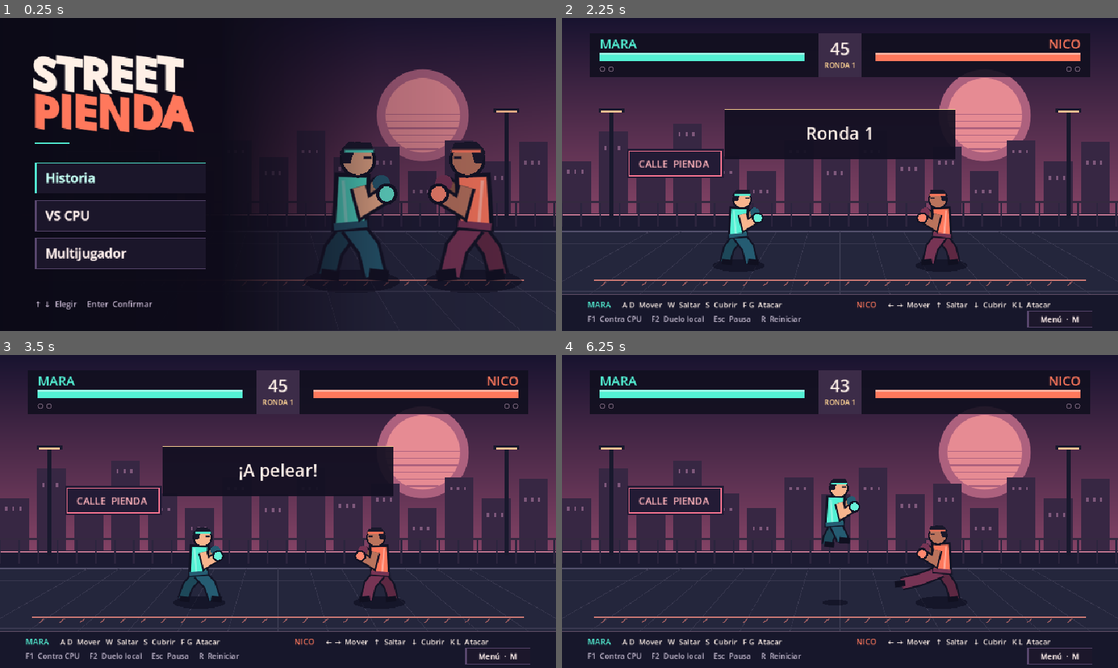
Above: before the commit, frames 1-4 (two rows, left to right).
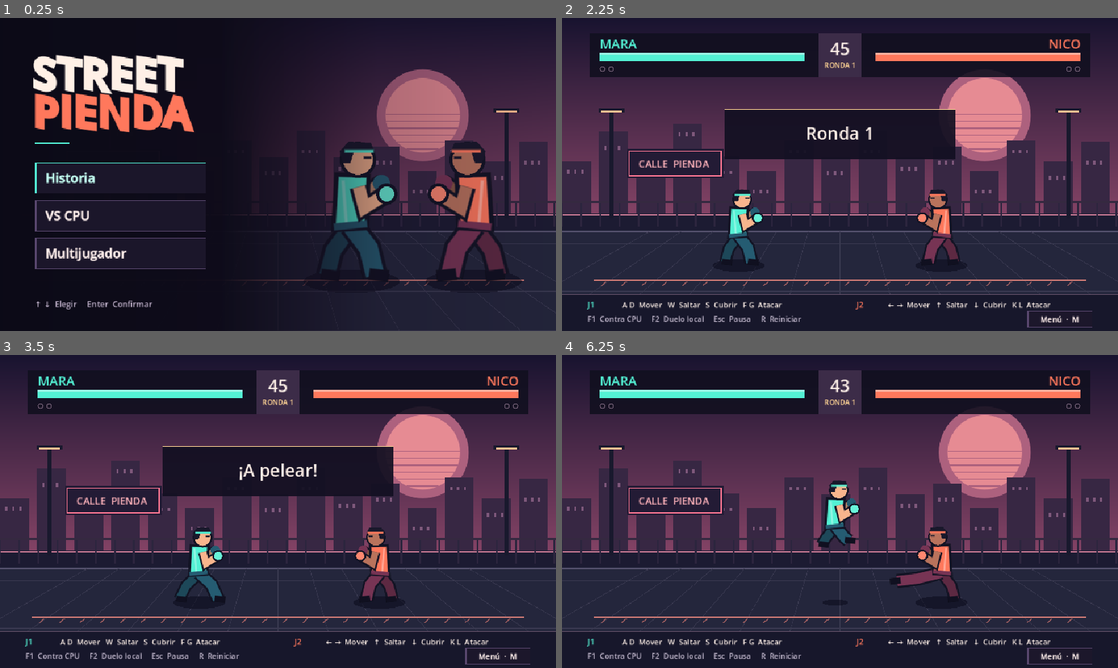
Above: after the commit, the same moments.

Repository: Johnmontoya/StreetPienda
Game: Godot game, scene res://scenes/main_menu.tscn
The game is run twice, just before and just after one commit, with the same random seed, the same clock (stepped at 60 frames per second) and the same inputs.
Inputs:
- Up to frame 1 (0.25 s): no input
- Up to frame 2 (2.25 s): click "VS CPU" at 0.5 s; click "Menú · M" at 1.25 s; click "Multijugador" at 2 s
- Up to frame 3 (3.5 s): tap Enter at 2.75 s; hold D (p1_right) from 2.78 s (still down); tap S (p1_guard) at 2.85 s; tap W (p1_jump) at 3.02 s
- Up to frame 4 (6.25 s): release D (p1_right) at 3.53 s; hold A (p1_left) 3.53-4.28 s; tap G (p1_kick) at 3.6 s; tap W (p1_jump) at 3.77, 5.27, 6.02 s; hold D (p1_right) 4.28-5.78 s; tap F (p1_punch) at 4.35 s; tap Down (p2_guard) at 5.1 s; hold A (p1_left) from 5.78 s (still down); tap L (p2_kick) at 5.85 s

The runs differ from the first frame. In frame 1, less than 0.1% of the frame differs, in the area x 61-88%, y 39-63%; in frame 2, 0.1%; in frame 3, 0.3%; in frame 4, 1.0%, in the area x 4-71%, y 39-94%.

Commit message:
Separa los luchadores en escenas con sprites y animaciones

Diff:
--- a/scenes/arena.tscn
+++ b/scenes/arena.tscn
@@ -1,13 +1,17 @@
-[gd_scene load_steps=5 format=3]
+[gd_scene load_steps=7 format=3]
 
 [ext_resource type="Script" path="res://scripts/arena.gd" id="1_arena"]
 [ext_resource type="Script" path="res://scripts/hud.gd" id="2_hud"]
 
 [ext_resource type="Script" path="res://scripts/stage.gd" id="3_stage"]
 [ext_resource type="Theme" path="res://scenes/menu_theme.tres" id="4_theme"]
+[ext_resource type="PackedScene" path="res://scenes/characters/mara.tscn" id="5_mara"]
+[ext_resource type="PackedScene" path="res://scenes/characters/nico.tscn" id="6_nico"]
 
 [node name="Arena" type="Node2D"]
 script = ExtResource("1_arena")
+first_character = ExtResource("5_mara")
+second_character = ExtResource("6_nico")
 
 [node name="Stage" type="Node2D" parent="."]
 script = ExtResource("3_stage")
--- /dev/null
+++ b/scenes/characters/fighter_animations.tres
@@ -0,0 +1,178 @@
+[gd_resource type="AnimationLibrary" load_steps=11 format=3]
+
+[sub_resource type="Animation" id="Animation_RESET"]
+resource_name = "RESET"
+length = 0.001
+tracks/0/type = "value"
+tracks/0/imported = false
+tracks/0/enabled = true
+tracks/0/path = NodePath("Visual/Sprite2D:frame")
+tracks/0/interp = 0
+tracks/0/loop_wrap = true
+tracks/0/keys = {
+"times": PackedFloat32Array(0),
+"transitions": PackedFloat32Array(1),
+"update": 0,
+"values": [0]
+}
+
+[sub_resource type="Animation" id="Animation_idle"]
+resource_name = "idle"
+length = 0.785398163
+loop_mode = 1
+tracks/0/type = "value"
+tracks/0/imported = false
+tracks/0/enabled = true
+tracks/0/path = NodePath("Visual/Sprite2D:frame")
+tracks/0/interp = 0
+tracks/0/loop_wrap = true
+tracks/0/keys = {
+"times": PackedFloat32Array(0, 0.130899694, 0.261799388, 0.392699082, 0.523598776, 0.654498469),
+"transitions": PackedFloat32Array(1, 1, 1, 1, 1, 1),
+"update": 0,
+"values": [0, 1, 2, 3, 4, 5]
+}
+
+[sub_resource type="Animation" id="Animation_walk"]
+resource_name = "walk"
+length = 0.369599136
+loop_mode = 1
+tracks/0/type = "value"
+tracks/0/imported = false
+tracks/0/enabled = true
+tracks/0/path = NodePath("Visual/Sprite2D:frame")
+tracks/0/interp = 0
+tracks/0/loop_wrap = true
+tracks/0/keys = {
+"times": PackedFloat32Array(0, 0.046199892, 0.0923997839, 0.138599676, 0.184799568, 0.23099946, 0.277199352, 0.323399244),
+"transitions": PackedFloat32Array(1, 1, 1, 1, 1, 1, 1, 1),
+"update": 0,
+"values": [6, 7, 8, 9, 10, 11, 12, 13]
+}
+
+[sub_resource type="Animation" id="Animation_jump"]
+resource_name = "jump"
+length = 0.72
+tracks/0/type = "value"
+tracks/0/imported = false
+tracks/0/enabled = true
+tracks/0/path = NodePath("Visual/Sprite2D:frame")
+tracks/0/interp = 0
+tracks/0/loop_wrap = true
+tracks/0/keys = {
+"times": PackedFloat32Array(0, 0.13, 0.26, 0.39),
+"transitions": PackedFloat32Array(1, 1, 1, 1),
+"update": 0,
+"values": [14, 15, 16, 17]
+}
+
+[sub_resource type="Animation" id="Animation_guard"]
+resource_name = "guard"
+length = 0.785398163
+loop_mode = 1
+tracks/0/type = "value"
+tracks/0/imported = false
+tracks/0/enabled = true
+tracks/0/path = NodePath("Visual/Sprite2D:frame")
+tracks/0/interp = 0
+tracks/0/loop_wrap = true
+tracks/0/keys = {
+"times": PackedFloat32Array(0, 0.196349541, 0.392699082, 0.589048623),
+"transitions": PackedFloat32Array(1, 1, 1, 1),
+"update": 0,
+"values": [18, 19, 20, 21]
+}
+
+[sub_resource type="Animation" id="Animation_hurt"]
+resource_name = "hurt"
+length = 0.31
+tracks/0/type = "value"
+tracks/0/imported = false
+tracks/0/enabled = true
+tracks/0/path = NodePath("Visual/Sprite2D:frame")
+tracks/0/interp = 0
+tracks/0/loop_wrap = true
+tracks/0/keys = {
+"times": PackedFloat32Array(0, 0.09, 0.19),
+"transitions": PackedFloat32Array(1, 1, 1),
+"update": 0,
+"values": [22, 23, 24]
+}
+
+[sub_resource type="Animation" id="Animation_punch"]
+resource_name = "punch"
+length = 0.32
+tracks/0/type = "value"
+tracks/0/imported = false
+tracks/0/enabled = true
+tracks/0/path = NodePath("Visual/Sprite2D:frame")
+tracks/0/interp = 0
+tracks/0/loop_wrap = true
+tracks/0/keys = {
+"times": PackedFloat32Array(0, 0.03, 0.06, 0.09, 0.17, 0.212, 0.2525, 0.29),
+"transitions": PackedFloat32Array(1, 1, 1, 1, 1, 1, 1, 1),
+"update": 0,
+"values": [25, 26, 27, 28, 29, 30, 31, 32]
+}
+
+[sub_resource type="Animation" id="Animation_kick"]
+resource_name = "kick"
+length = 0.52
+tracks/0/type = "value"
+tracks/0/imported = false
+tracks/0/enabled = true
+tracks/0/path = NodePath("Visual/Sprite2D:frame")
+tracks/0/interp = 0
+tracks/0/loop_wrap = true
+tracks/0/keys = {
+"times": PackedFloat32Array(0, 0.0566666667, 0.113333333, 0.17, 0.27, 0.34, 0.4075, 0.47),
+"transitions": PackedFloat32Array(1, 1, 1, 1, 1, 1, 1, 1),
+"update": 0,
+"values": [33, 34, 35, 36, 37, 38, 39, 40]
+}
+
+[sub_resource type="Animation" id="Animation_cross"]
+resource_name = "cross"
+length = 0.31
+tracks/0/type = "value"
+tracks/0/imported = false
+tracks/0/enabled = true
+tracks/0/path = NodePath("Visual/Sprite2D:frame")
+tracks/0/interp = 0
+tracks/0/loop_wrap = true
+tracks/0/keys = {
+"times": PackedFloat32Array(0, 0.025, 0.05, 0.075, 0.145, 0.1912, 0.23575, 0.277),
+"transitions": PackedFloat32Array(1, 1, 1, 1, 1, 1, 1, 1),
+"update": 0,
+"values": [41, 42, 43, 44, 45, 46, 47, 48]
+}
+
+[sub_resource type="Animation" id="Animation_finisher"]
+resource_name = "finisher"
+length = 0.54
+tracks/0/type = "value"
+tracks/0/imported = false
+tracks/0/enabled = true
+tracks/0/path = NodePath("Visual/Sprite2D:frame")
+tracks/0/interp = 0
+tracks/0/loop_wrap = true
+tracks/0/keys = {
+"times": PackedFloat32Array(0, 0.0316666667, 0.0633333333, 0.095, 0.18, 0.2808, 0.378, 0.468),
+"transitions": PackedFloat32Array(1, 1, 1, 1, 1, 1, 1, 1),
+"update": 0,
+"values": [49, 50, 51, 52, 53, 54, 55, 56]
+}
+
+[resource]
+_data = {
+&"RESET": SubResource("Animation_RESET"),
+&"idle": SubResource("Animation_idle"),
+&"walk": SubResource("Animation_walk"),
+&"jump": SubResource("Animation_jump"),
+&"guard": SubResource("Animation_guard"),
+&"hurt": SubResource("Animation_hurt"),
+&"punch": SubResource("Animation_punch"),
+&"kick": SubResource("Animation_kick"),
+&"cross": SubResource("Animation_cross"),
+&"finisher": SubResource("Animation_finisher"),
+}
--- /dev/null
+++ b/scenes/characters/mara.tscn
@@ -0,0 +1,26 @@
+[gd_scene load_steps=4 format=3]
+
+[ext_resource type="Script" path="res://scripts/fighter.gd" id="1_fighter"]
+[ext_resource type="Texture2D" path="res://assets/characters/mara.png" id="2_sprites"]
+[ext_resource type="AnimationLibrary" path="res://scenes/characters/fighter_animations.tres" id="3_animations"]
+
+[node name="Mara" type="Node2D"]
+script = ExtResource("1_fighter")
+fighter_name = "MARA"
+accent = Color(0.32549, 0.945098, 0.831373, 1)
+
+[node name="Visual" type="Node2D" parent="."]
+
+[node name="Sprite2D" type="Sprite2D" parent="Visual"]
+scale = Vector2(0.5, 0.5)
+texture = ExtResource("2_sprites")
+centered = false
+offset = Vector2(-106, -264)
+hframes = 8
+vframes = 8
+
+[node name="AnimationPlayer" type="AnimationPlayer" parent="."]
+callback_mode_process = 2
+libraries = {
+&"": ExtResource("3_animations")
+}
--- /dev/null
+++ b/scenes/characters/nico.tscn
@@ -0,0 +1,26 @@
+[gd_scene load_steps=4 format=3]
+
+[ext_resource type="Script" path="res://scripts/fighter.gd" id="1_fighter"]
+[ext_resource type="Texture2D" path="res://assets/characters/nico.png" id="2_sprites"]
+[ext_resource type="AnimationLibrary" path="res://scenes/characters/fighter_animations.tres" id="3_animations"]
+
+[node name="Nico" type="Node2D"]
+script = ExtResource("1_fighter")
+fighter_name = "NICO"
+accent = Color(1, 0.470588, 0.360784, 1)
+
+[node name="Visual" type="Node2D" parent="."]
+
+[node name="Sprite2D" type="Sprite2D" parent="Visual"]
+scale = Vector2(0.5, 0.5)
+texture = ExtResource("2_sprites")
+centered = false
+offset = Vector2(-106, -264)
+hframes = 8
+vframes = 8
+
+[node name="AnimationPlayer" type="AnimationPlayer" parent="."]
+callback_mode_process = 2
+libraries = {
+&"": ExtResource("3_animations")
+}
--- a/scenes/main_menu.tscn
+++ b/scenes/main_menu.tscn
@@ -1,9 +1,10 @@
-[gd_scene load_steps=8 format=3]
+[gd_scene load_steps=9 format=3]
 
 [ext_resource type="Script" path="res://scripts/main_menu.gd" id="1_menu"]
 [ext_resource type="Script" path="res://scripts/stage.gd" id="2_stage"]
-[ext_resource type="Script" path="res://scripts/fighter.gd" id="3_fighter"]
 [ext_resource type="Theme" path="res://scenes/menu_theme.tres" id="4_theme"]
+[ext_resource type="PackedScene" path="res://scenes/characters/mara.tscn" id="5_mara"]
+[ext_resource type="PackedScene" path="res://scenes/characters/nico.tscn" id="6_nico"]
 
 [sub_resource type="Gradient" id="DarkGradient"]
 offsets = PackedFloat32Array(0, 0.4, 0.68, 1)
@@ -29,19 +30,22 @@
 grow_vertical = 2
 theme = ExtResource("4_theme")
 script = ExtResource("1_menu")
+story_player = ExtResource("5_mara")
+story_rival = ExtResource("6_nico")
 
 [node name="Illustration" type="Node2D" parent="."]
 
 [node name="Stage" type="Node2D" parent="Illustration"]
 script = ExtResource("2_stage")
 
-[node name="Mara" type="Node2D" parent="Illustration"]
+[node name="Mara" parent="Illustration" instance=ExtResource("5_mara")]
+position = Vector2(607, 447)
 scale = Vector2(1.84, 1.84)
-script = ExtResource("3_fighter")
 
-[node name="Nico" type="Node2D" parent="Illustration"]
+[node name="Nico" parent="Illustration" instance=ExtResource("6_nico")]
+position = Vector2(818, 447)
 scale = Vector2(1.84, 1.84)
-script = ExtResource("3_fighter")
+face = -1.0
 
 [node name="Backdrop" type="TextureRect" parent="."]
 layout_mode = 1
--- a/scripts/arena.gd
+++ b/scripts/arena.gd
@@ -20,9 +20,11 @@
 }
 
 @export var mode := Mode.CPU
-
-var first := Fighter.new()
-var second := Fighter.new()
+@export var first_character: PackedScene
+@export var second_character: PackedScene
+
+var first: Fighter
+var second: Fighter
 var phase := Phase.INTRO
 var round_number := 1
 var first_wins := 0
@@ -49,13 +51,26 @@
 		event.physical_keycode = CONTROLS[action]
 		InputMap.add_action(action)
 		InputMap.action_add_event(action, event)
+	$Overlay/HUD/MenuButton.pressed.connect(return_to_menu)
+	first = _spawn_fighter(first_character)
+	second = _spawn_fighter(second_character)
+	if first == null or second == null:
+		set_physics_process(false)
+		return
 	$Overlay/HUD.arena = self
-	$Overlay/HUD/MenuButton.pressed.connect(return_to_menu)
-	first.configure(Fighter.Character.MARA)
-	second.configure(Fighter.Character.NICO)
-	add_child(first)
-	add_child(second)
 	_new_match(mode)
+
+func _spawn_fighter(character_scene: PackedScene) -> Fighter:
+	if character_scene == null or not character_scene.can_instantiate():
+		push_error("Asigna una escena de luchador para cada puesto de la arena.")
+		return null
+	var character := character_scene.instantiate()
+	if character is Fighter:
+		add_child(character)
+		return character
+	push_error("La raíz de %s debe usar fighter.gd." % character_scene.resource_path)
+	character.free()
+	return null
 
 func _new_match(next_mode: Mode) -> void:
 	mode = next_mode
--- a/scripts/fighter.gd
+++ b/scripts/fighter.gd
@@ -2,8 +2,6 @@
 
 const MAX_HEALTH := 100
 const GRAVITY := 1500.0
-const WALK_SPEED := 233.0
-const JUMP_SPEED := 525.0
 const ATTACKS := {
 	&"punch": {"start": 0.09, "end": 0.17, "total": 0.32, "reach": 94.0, "height": 67.0, "damage": 10, "stun": 0.22},
 	&"kick": {"start": 0.17, "end": 0.27, "total": 0.52, "reach": 128.0, "height": 42.0, "damage": 17, "stun": 0.31},
@@ -18,18 +16,19 @@
 const CANCEL_GRACE := 0.04
 const COMBO_DISPLAY_TIME := 1.1
 
-enum Character { MARA, NICO }
+@export var fighter_name := ""
+@export var accent := Color.WHITE
+@export_range(1.0, 1000.0, 1.0, "or_greater") var walk_speed := 233.0
+@export_range(1.0, 1000.0, 1.0, "or_greater") var jump_speed := 525.0
+@export var face := 1.0
 
-var fighter_name := ""
-var accent := Color.WHITE
-var dark := Color.WHITE
-var skin := Color.WHITE
-var face := 1.0
+@onready var visual: Node2D = $Visual
+@onready var animation_player: AnimationPlayer = $AnimationPlayer
+
 var health := MAX_HEALTH
 var elevation := 0.0
 var vertical_speed := 0.0
 var movement := 0.0
-var clock := 0.0
 var stance := &"idle"
 var grounded := true
 var attack_time := 0.0
@@ -42,18 +41,8 @@
 var combo_hits := 0
 var combo_display_left := 0.0
 
-func configure(character: Character) -> void:
-	match character:
-		Character.MARA:
-			fighter_name = "MARA"
-			accent = Color("#53f1d4")
-			dark = Color("#255c72")
-			skin = Color("#f8b58d")
-		Character.NICO:
-			fighter_name = "NICO"
-			accent = Color("#ff785c")
-			dark = Color("#773454")
-			skin = Color("#b9735c")
+func _ready() -> void:
+	_update_visual(0.0)
 
 func reset_at(x: float, floor_y: float, direction: float) -> void:
 	position = Vector2(x, floor_y)
@@ -62,7 +51,6 @@
 	elevation = 0.0
 	vertical_speed = 0.0
 	movement = 0.0
-	clock = 0.0
 	stance = &"idle"
 	grounded = true
 	attack_time = 0.0
@@ -72,10 +60,11 @@
 	hits_taken = 0
 	combo_hits = 0
 	combo_display_left = 0.0
-	queue_redraw()
+	animation_player.stop()
+	animation_player.play(&"idle")
+	_update_visual(0.0)
 
 func step(delta: float, axis: float, jump: bool, guard: bool, strike: StringName, rival_x: float) -> void:
-	clock += delta
 	movement = 0.0
 	if ATTACKS.has(stance):
 		_step_attack(delta, strike)
@@ -93,9 +82,9 @@
 			_start_attack(strike)
 		else:
 			movement = axis
-			position.x += axis * WALK_SPEED * delta
+			position.x += axis * walk_speed * delta
 			if grounded and jump:
-				vertical_speed = JUMP_SPEED
+				vertical_speed = jump_speed
 				grounded = false
 
 	if not grounded:
@@ -105,7 +94,7 @@
 			elevation = 0.0
 			vertical_speed = 0.0
 			grounded = true
-	queue_redraw()
+	_update_visual(delta)
 
 func _step_attack(delta: float, strike: StringName) -> void:
 	var move: Dictionary = ATTACKS[stance]
@@ -171,81 +160,28 @@
 	stun_left = 0.15 if blocked else float(move["stun"])
 	knockback = float(contact["direction"]) * (105.0 if blocked else 220.0)
 	_clear_attack()
+	_update_visual(0.0)
 	return hits_taken
 
-func _limb(a: Vector2, b: Vector2, c: Vector2, tint: Color, thickness: float) -> void:
-	var outline := Color("#121324")
-	draw_polyline(PackedVector2Array([a, b, c]), outline, thickness + 6.0, true)
-	draw_circle(b, (thickness + 5.0) * 0.5, outline)
-	draw_polyline(PackedVector2Array([a, b, c]), tint, thickness, true)
-	draw_circle(b, thickness * 0.5, tint)
+func _update_visual(delta: float) -> void:
+	visual.transform = Transform2D(Vector2(face, 0), Vector2.DOWN, Vector2(0, -elevation))
+	var pose := stance
+	if stance == &"idle":
+		if not grounded:
+			pose = &"jump"
+		elif not is_zero_approx(movement):
+			pose = &"walk"
+	if animation_player.assigned_animation != pose:
+		animation_player.play(pose)
+		animation_player.advance(0.0)
+	if ATTACKS.has(stance):
+		# Combat owns this clock, including when one attack cancels into another.
+		animation_player.seek(attack_time, true)
+	else:
+		animation_player.advance(delta)
+	queue_redraw()
 
 func _draw() -> void:
 	var shadow_scale := 1.0 - clampf(elevation / 160.0, 0.0, 0.55)
 	draw_set_transform(Vector2(0, 4), 0.0, Vector2(shadow_scale, 0.24 * shadow_scale))
 	draw_circle(Vector2.ZERO, 45, Color(0.02, 0.02, 0.08, 0.48))
-	draw_set_transform(Vector2(0, -elevation), 0.0, Vector2(face, 1))
-	var walk := sin(clock * 17.0) * 15.0 * absf(movement)
-	var bob := sin(clock * 8.0) * 2.0
-	var lean := -12.0 if stance == &"hurt" else 0.0
-	var hip := Vector2(lean * 0.4, -48 + bob)
-	var shoulder := Vector2(lean + 3, -91 + bob)
-	var back_foot := Vector2(-23 - walk, -2)
-	var front_foot := Vector2(22 + walk, -2)
-	if not grounded:
-		back_foot.y = -15
-		front_foot.y = -22
-	var extended := 0.0
-	if ATTACKS.has(stance):
-		var move: Dictionary = ATTACKS[stance]
-		extended = clampf(attack_time / float(move["start"]), 0.0, 1.0)
-		if attack_time > float(move["end"]):
-			extended = clampf((float(move["total"]) - attack_time) / (float(move["total"]) - float(move["end"])), 0.0, 1.0)
-	if stance == &"cross":
-		shoulder += Vector2(12, -2) * extended
-	var front_knee := Vector2(16 + walk * 0.5, -27)
-	if stance in [&"kick", &"finisher"]:
-		var kick_height := -60.0 if stance == &"finisher" else -45.0
-		front_foot = front_foot.lerp(Vector2(97, kick_height), extended)
-		front_knee = front_knee.lerp(Vector2(51, kick_height + 4), extended)
-	_limb(hip, Vector2(-17 - walk * 0.5, -25), back_foot, dark.darkened(0.22), 14)
-	_limb(hip, front_knee, front_foot, dark, 17)
-	draw_line(back_foot - Vector2(5, 1), back_foot + Vector2(11, 1), Color("#101020"), 9, true)
-	draw_line(front_foot - Vector2(5, 1), front_foot + Vector2(12, 1), Color("#101020"), 10, true)
-	var back_hand := shoulder + Vector2(25, 3)
-	if stance == &"guard":
-		back_hand = shoulder + Vector2(15, -19)
-	_limb(shoulder + Vector2(-7, 2), shoulder + Vector2(-3, 20), back_hand, skin.darkened(0.28), 10)
-	draw_circle(back_hand, 8, dark)
-	var torso := PackedVector2Array([
-		shoulder + Vector2(-17, -5), shoulder + Vector2(13, -4),
-		hip + Vector2(14, 2), hip + Vector2(-17, 4),
-	])
-	draw_colored_polygon(torso, accent)
-	var border := torso.duplicate()
-	border.append(torso[0])
-	draw_polyline(border, Color("#121324"), 4, true)
-	draw_line(shoulder + Vector2(-11, 1), hip + Vector2(-5, -3), accent.lightened(0.35), 3, true)
-	draw_line(hip + Vector2(-16, 1), hip + Vector2(14, -2), dark, 6, true)
-	var head := shoulder + Vector2(3, -19)
-	draw_circle(head, 17, Color("#121324"))
-	draw_circle(head, 14, skin)
-	draw_colored_polygon(PackedVector2Array([
-		head + Vector2(-14, 3), head + Vector2(-17, -8), head + Vector2(-9, -17),
-		head + Vector2(12, -16), head + Vector2(16, -7), head + Vector2(-4, -7),
-		head + Vector2(-7, 3),
-	]), Color("#19182b"))
-	draw_line(head + Vector2(-12, -8), head + Vector2(14, -8), accent, 3, true)
-	draw_line(head + Vector2(6, -2), head + Vector2(12, -2), Color("#19182b"), 2, true)
-	var elbow := shoulder + Vector2(9, 26)
-	var fist := shoulder + Vector2(30, 13)
-	if stance in [&"punch", &"cross"]:
-		elbow = elbow.lerp(shoulder + Vector2(39, 11), extended)
-		var punch_height := -87.0 if stance == &"cross" else -77.0
-		fist = fist.lerp(Vector2(76, punch_height), extended)
-	elif stance == &"guard":
-		elbow = shoulder + Vector2(13, 22)
-		fist = shoulder + Vector2(26, -9)
-	_limb(shoulder + Vector2(4, 7), elbow, fist, skin, 11)
-	draw_circle(fist, 10, Color("#121324"))
-	draw_circle(fist, 7, accent.lightened(0.12))
--- a/scripts/hud.gd
+++ b/scripts/hud.gd
@@ -35,13 +35,13 @@
 
 	draw_rect(Rect2(0, 477, 960, 63), INK)
 	draw_line(Vector2(0, 477), Vector2(960, 477), Color("#65516a"), 1)
-	_label("MARA", Rect2(44, 500, 50, 0), 14, first.accent)
+	_label("J1", Rect2(44, 500, 50, 0), 14, first.accent)
 	_label("A D  Mover   W  Saltar   S  Cubrir   F G  Atacar", Rect2(104, 500, 410, 0), 13, WHITE)
 	if arena.local_multiplayer:
-		_label("NICO", Rect2(508, 500, 50, 0), 14, second.accent)
+		_label("J2", Rect2(508, 500, 50, 0), 14, second.accent)
 		_label("← →  Mover   ↑  Saltar   ↓  Cubrir   K L  Atacar", Rect2(563, 500, 380, 0), 13, WHITE)
 	else:
-		_label("NICO  /  CPU", Rect2(660, 500, 256, 0), 14, second.accent, HORIZONTAL_ALIGNMENT_RIGHT)
+		_label("%s  /  CPU" % second.fighter_name, Rect2(660, 500, 256, 0), 14, second.accent, HORIZONTAL_ALIGNMENT_RIGHT)
 	_label("F1  Contra CPU     F2  Duelo local     Esc  Pausa     R  Reiniciar", Rect2(44, 524, 872, 0), 13, MUTED)
 
 	if arena.spark_time > 0.0:
@@ -59,9 +59,9 @@
 			_banner(arena.result, "Siguiente ronda")
 		Arena.Phase.MATCH_END:
 			if arena.mode == Arena.Mode.STORY and arena.first_wins == Arena.ROUNDS_TO_WIN:
-				_banner("Historia completada", "Mara gana el duelo  ·  R para repetirlo")
+				_banner("Historia completada", "%s el duelo  ·  R para repetirlo" % arena.result)
 			elif arena.mode == Arena.Mode.STORY:
-				_banner("Nico gana el duelo", "R para reintentar")
+				_banner(arena.result + " el duelo", "R para reintentar")
 			else:
 				_banner(arena.result + " el duelo", "R para volver a jugar")
 
--- a/scripts/main_menu.gd
+++ b/scripts/main_menu.gd
@@ -1,8 +1,10 @@
 extends Control
 
 const Arena := preload("res://scripts/arena.gd")
-const Fighter := preload("res://scripts/fighter.gd")
 const ARENA_SCENE := preload("res://scenes/arena.tscn")
+
+@export var story_player: PackedScene
+@export var story_rival: PackedScene
 
 @onready var modes: VBoxContainer = $Modes
 @onready var story: VBoxContainer = $Story
@@ -11,10 +13,6 @@
 @onready var navigation_hint: Label = $NavigationHint
 
 func _ready() -> void:
-	$Illustration/Mara.configure(Fighter.Character.MARA)
-	$Illustration/Mara.reset_at(607.0, 447.0, 1.0)
-	$Illustration/Nico.configure(Fighter.Character.NICO)
-	$Illustration/Nico.reset_at(818.0, 447.0, -1.0)
 	story_button.pressed.connect(_show_story)
 	$Modes/CpuButton.pressed.connect(_start.bind(Arena.Mode.CPU))
 	$Modes/LocalButton.pressed.connect(_start.bind(Arena.Mode.LOCAL))
@@ -42,6 +40,9 @@
 func _start(mode: Arena.Mode) -> void:
 	var arena: Arena = ARENA_SCENE.instantiate()
 	arena.mode = mode
+	if mode == Arena.Mode.STORY:
+		arena.first_character = story_player
+		arena.second_character = story_rival
 	var error := get_tree().change_scene_to_node(arena)
 	if error != OK:
 		arena.free()
Binary file added: assets/characters/mara.png
Not shown, added: assets/characters/mara.png.import
Binary file added: assets/characters/nico.png
Not shown, added: assets/characters/nico.png.import
